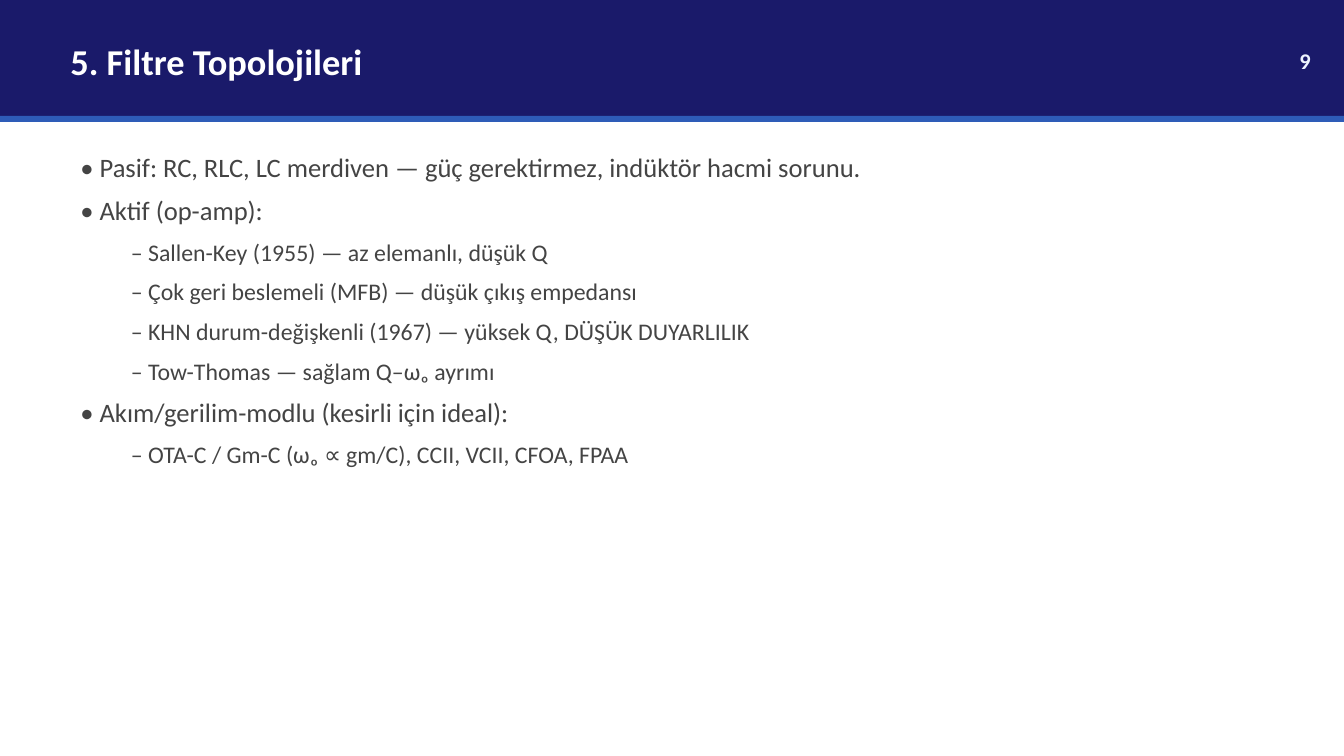
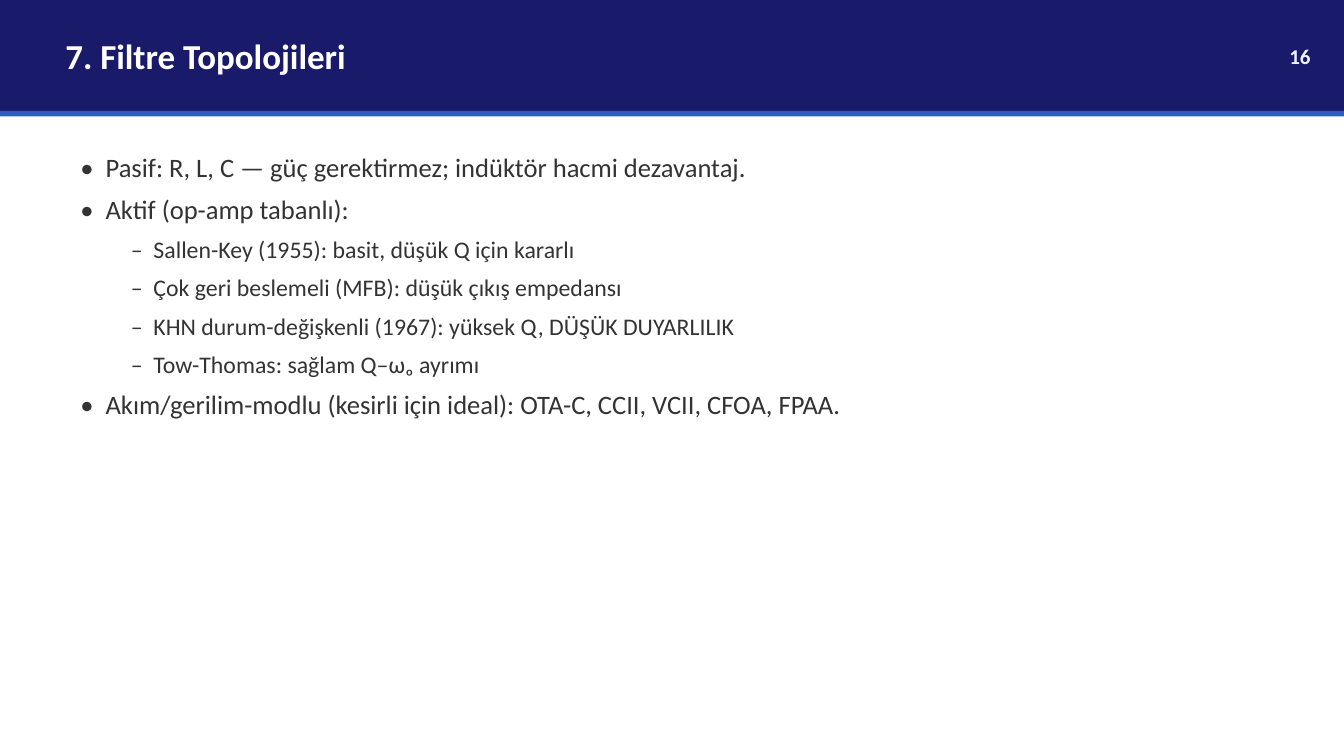
Before and after one commit to selinacr/selin, a slide deck: slide 16 of analog-filtre-tez/EEM537_Sunum_SelinACAR.pptx (slide 9 before the commit). Drawn at 1344x756 pixels with LibreOffice and Linux fonts; fonts in the diff are those of the drawing. Boxes give left, top, right and bottom in pixels: in the first picture for what was removed or moved away, otherwise in the second. Text is boxed around its words. In the diff, an @@ line names an element or a change of style, - is before the commit and + after.

```diff
--- a/analog-filtre-tez/EEM537_Sunum_SelinACAR.pptx
+++ b/analog-filtre-tez/EEM537_Sunum_SelinACAR.pptx
@@ rectangle: place and size @@
-rectangle at <box>0,0,1344,116</box>
+rectangle at <box>0,0,1344,111</box>
@@ text at <box>65,44,346,75</box>: text changed; size 26 to 25 pt @@
-5. Filtre Topolojileri
+7. Filtre Topolojileri
@@ text added at <box>1289,49,1310,64</box>, 15 pt, text #EEF4FF, bold @@
+16
@@ text removed at <box>1299,54,1310,69</box> @@
-9
@@ rectangle: place and size @@
-rectangle at <box>0,116,1344,122</box>
+rectangle at <box>0,111,1344,117</box>
@@ text at <box>106,158,840,419</box>: text changed; text colour #444444 to #333333 @@
-• Pasif: RC, RLC, LC merdiven — güç gerektirmez, indüktör hacmi sorunu.
-• Aktif (op-amp):
-  – Sallen-Key (1955) — az elemanlı, düşük Q
-  – Çok geri beslemeli (MFB) — düşük çıkış empedansı
-  – KHN durum-değişkenli (1967) — yüksek Q, DÜŞÜK DUYARLILIK
-  – Tow-Thomas — sağlam Q–ωₒ ayrımı
-• Akım/gerilim-modlu (kesirli için ideal):
-  – OTA-C / Gm-C (ωₒ ∝ gm/C), CCII, VCII, CFOA, FPAA
+• Pasif: R, L, C — güç gerektirmez; indüktör hacmi dezavantaj.
+• Aktif (op-amp tabanlı):
+  – Sallen-Key (1955): basit, düşük Q için kararlı
+  – Çok geri beslemeli (MFB): düşük çıkış empedansı
+  – KHN durum-değişkenli (1967): yüksek Q, DÜŞÜK DUYARLILIK
+  – Tow-Thomas: sağlam Q–ωₒ ayrımı
+• Akım/gerilim-modlu (kesirli için ideal): OTA-C, CCII, VCII, CFOA, FPAA.
```
Also in this commit, not shown: 14 other slides changed, 12 slides added, 6 slides removed.
